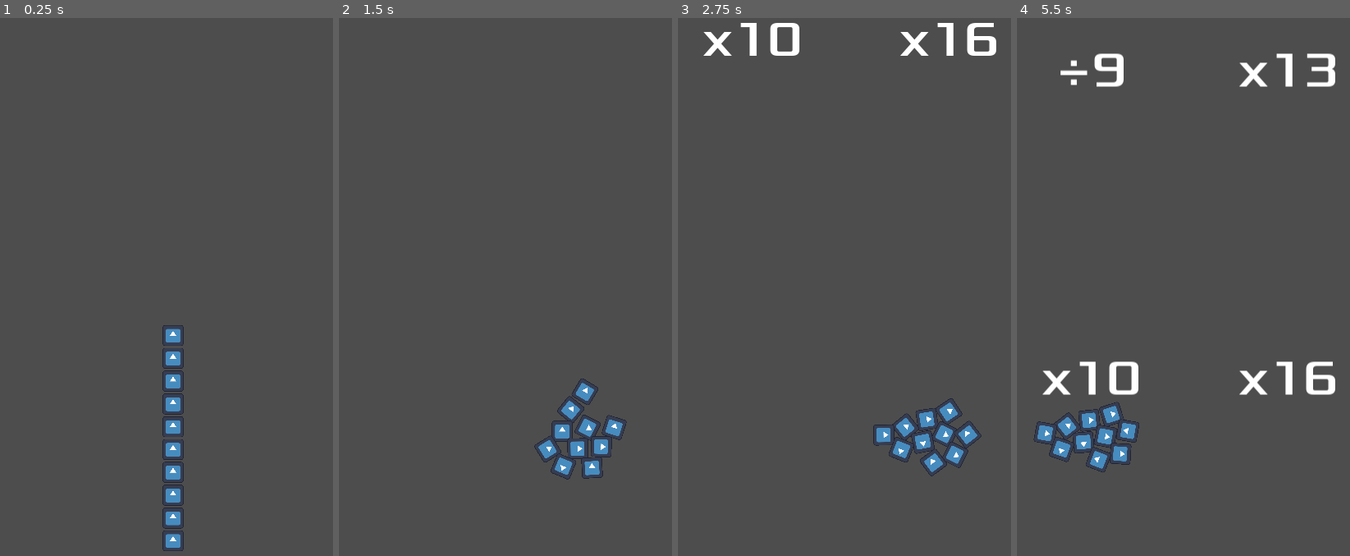
Above: before the commit, frames 1-4 (left to right).
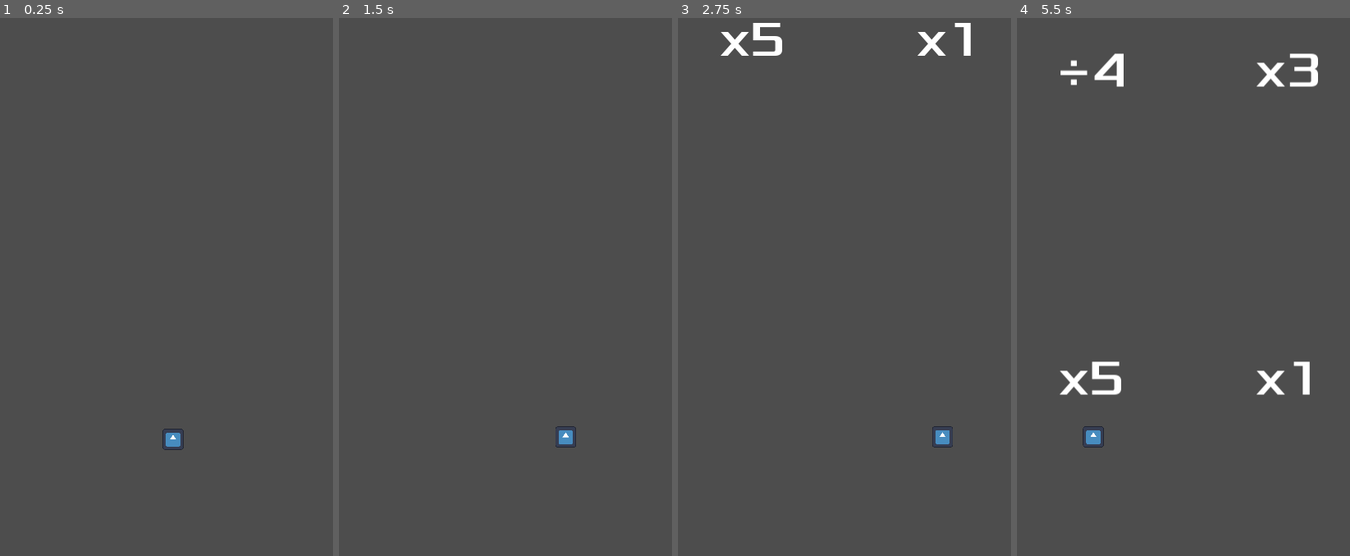
Above: after the commit, the same moments.

Repository: matrix-yang/run_man
Game: Godot game, scene res://main.tscn
The game is run twice, just before and just after one commit, with the same random seed, the same clock (stepped at 60 frames per second) and the same inputs. The engine's default icon, where the game draws it, is replaced by a stand-in: a white triangle on a blue panel in a dark square.
Inputs:
- Up to frame 1 (0.25 s): no input
- Up to frame 2 (1.5 s): tap Enter at 0.5 s; hold D (right) 0.53-1.28 s; hold A (left) from 1.28 s (still down)
- Up to frame 3 (2.75 s): release A (left) at 2.03 s; hold D (right) from 2.03 s (still down)
- Up to frame 4 (5.5 s): release D (right) at 3.53 s; hold A (left) from 3.53 s (still down)

The runs differ from the first frame. In frame 1, 1.5% of the frame differs, in the area x 48-56%, y 57-100%; in frame 2, 1.4%; in frame 3, 3.1%; in frame 4, 4.6%, in the area x 4-96%, y 6-85%.

Commit message:
can recive reward

Diff:
--- a/group_prop.gd
+++ b/group_prop.gd
@@ -24,4 +24,3 @@
 func _on_prop_touch_player() -> void:
 	#print(position)
 	queue_free()
-	pass # Replace with function body.
--- a/player.tscn
+++ b/player.tscn
@@ -8,7 +8,7 @@
 [sub_resource type="CircleShape2D" id="CircleShape2D_wv0q3"]
 radius = 14.0357
 
-[node name="Player" type="RigidBody2D"]
+[node name="Player" type="RigidBody2D" groups=["player"]]
 collision_layer = 4
 collision_mask = 4
 physics_material_override = SubResource("PhysicsMaterial_clcl4")
--- a/player_group.gd
+++ b/player_group.gd
@@ -1,8 +1,12 @@
 extends Area2D
-@export var speed = 1000 # How fast the player will move (pixels/sec).
+@export var speed = 500 # How fast the player will move (pixels/sec).
 var screen_size # Size of the game window.
 @export var direction = 0
-@export var player :PackedScene
+@export var init_count = 1
+var total_count = init_count
+@export var max_count = 20
+
+var player = preload("res://player.tscn")
 var min_x
 var max_x
 # Called when the node enters the scene tree for the first time.
@@ -13,19 +17,61 @@
 	#var height = $CollisionShape2D.shape.size.y
 	position=Vector2(0.5*screen_size.x,screen_size.y*0.75)
 
-	for i in range(10):
+	for i in range(init_count):
 		#初始化一个player实例
 		var pr = player.instantiate()
 		add_child(pr)
+
 
 # Called every frame. 'delta' is the elapsed time since the previous frame.
 func _process(delta: float) -> void:
 	#print('plyer group',position)
 	if Input.is_action_pressed("right"):
-		#direction=+1
-		position=Vector2(max_x,screen_size.y*0.75)
+		direction=+1
+		#add_count(1)
+		#position=Vector2(max_x,screen_size.y*0.75)
 	if Input.is_action_pressed("left"):
-		#direction=-1
-		position=Vector2(min_x,screen_size.y*0.75)
-	#position.x += direction * speed * delta
-	#position = position.clamp(Vector2(min_x,0), Vector2(max_x,screen_size.y))
+		#del_count(1)
+		direction=-1
+		#position=Vector2(min_x,screen_size.y*0.75)
+	position.x += direction * speed * delta
+	position = position.clamp(Vector2(min_x,0), Vector2(max_x,screen_size.y))
+
+func add_count(count:int)->void:
+	if total_count< max_count:
+		count=min(count,max_count-total_count)
+		total_count+=count
+		for i in range(count):
+			#初始化一个player实例
+			var pr = player.instantiate()
+			add_child(pr)
+
+func del_count(count:int)->void:
+	total_count-=count
+	if total_count>0:
+		var player_nodes = get_tree().get_nodes_in_group('player')
+		for i in range(count):
+			var node=player_nodes[i]
+			node.queue_free()
+	else :
+		total_count=0
+		var player_nodes = get_tree().get_nodes_in_group('player')
+		for node in player_nodes:
+			node.queue_free()
+		print('GAME OVER')
+
+
+func _on_area_entered(area: Area2D) -> void:
+	#print(area.name,area.operator,area.num)
+	if area.operator=='+':
+		add_count(area.num)
+	elif area.operator=='-':
+		del_count(area.num)
+	elif area.operator=='x':
+		var cnt=(total_count * (area.num-1))
+		add_count(cnt)
+	elif area.operator=='÷':
+		var cnt=int(total_count*(1-1/area.num))
+		del_count(cnt)
+	else:
+		pass
--- a/player_group.tscn
+++ b/player_group.tscn
@@ -1,7 +1,6 @@
-[gd_scene load_steps=5 format=3 uid="uid://dn0t1ll11yruj"]
+[gd_scene load_steps=4 format=3 uid="uid://dn0t1ll11yruj"]
 
 [ext_resource type="Script" path="res://player_group.gd" id="1_mabib"]
-[ext_resource type="PackedScene" uid="uid://bhh6lktneccxt" path="res://player.tscn" id="2_1qkbj"]
 
 [sub_resource type="CircleShape2D" id="CircleShape2D_oiyi8"]
 radius = 480.6
@@ -16,7 +15,6 @@
 gravity = 4000.0
 linear_damp = 1.0
 script = ExtResource("1_mabib")
-player = ExtResource("2_1qkbj")
 
 [node name="Area2D" type="Area2D" parent="."]
 collision_layer = 4
@@ -37,3 +35,5 @@
 
 [node name="CollisionShape2D" type="CollisionShape2D" parent="."]
 shape = SubResource("RectangleShape2D_d54n2")
+
+[connection signal="area_entered" from="." to="." method="_on_area_entered"]
--- a/prop.gd
+++ b/prop.gd
@@ -20,7 +20,7 @@
 	# Called every frame. 'delta' is the elapsed time since the previous frame.
 	#print(randi() % 25)
 	operator = operator_list[randi() % operator_list.size()]
-	num=randi() % 20+1
+	num=randi() % 5+1
 	$Text.text=operator+''+str(num)
 	pass
 
@@ -29,5 +29,5 @@
 	pass
 
 func _on_area_entered(area: Area2D) -> void:
-	print(name,'delect entered',area.name,'with value',operator,num)
+	#print(name,' delect entered ',area.name,'with value',operator,num)
 	touch_player.emit()
--- a/prop.tscn
+++ b/prop.tscn
@@ -8,7 +8,6 @@
 
 [node name="Prop" type="Area2D"]
 position = Vector2(125, 105)
-collision_layer = 2
 script = ExtResource("1_7q5ky")
 metadata/_edit_group_ = true
 
